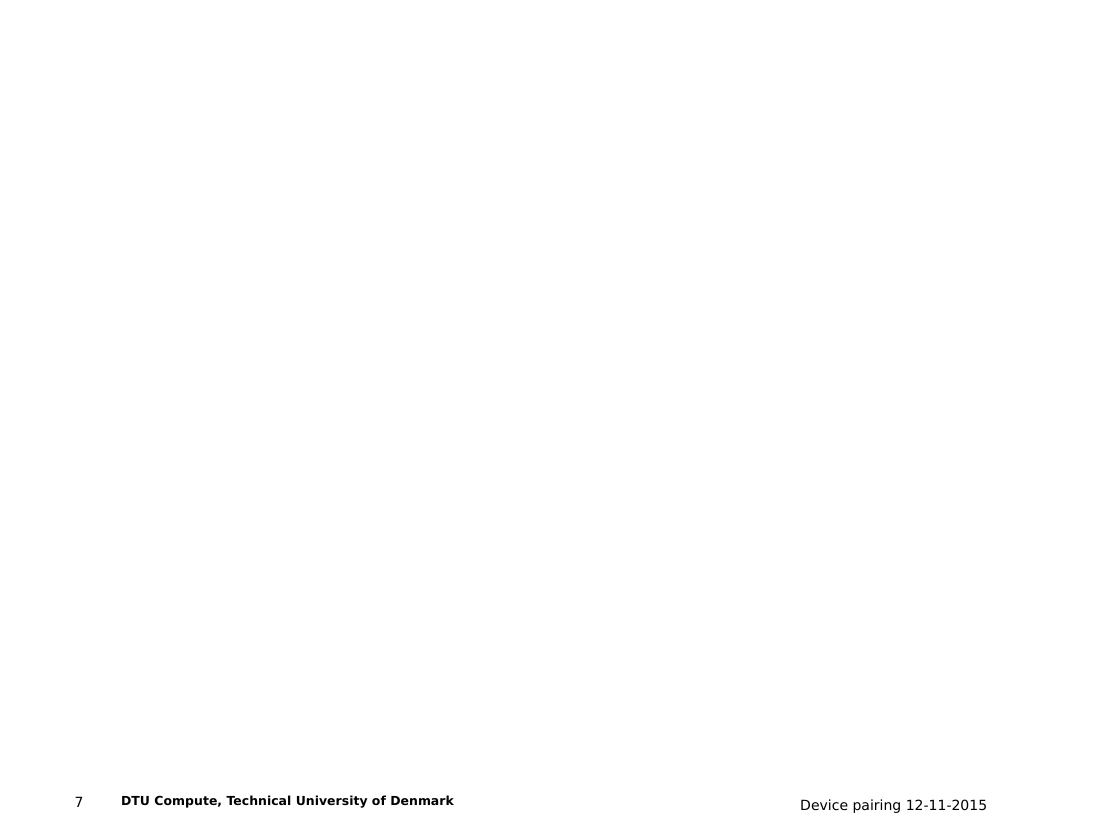
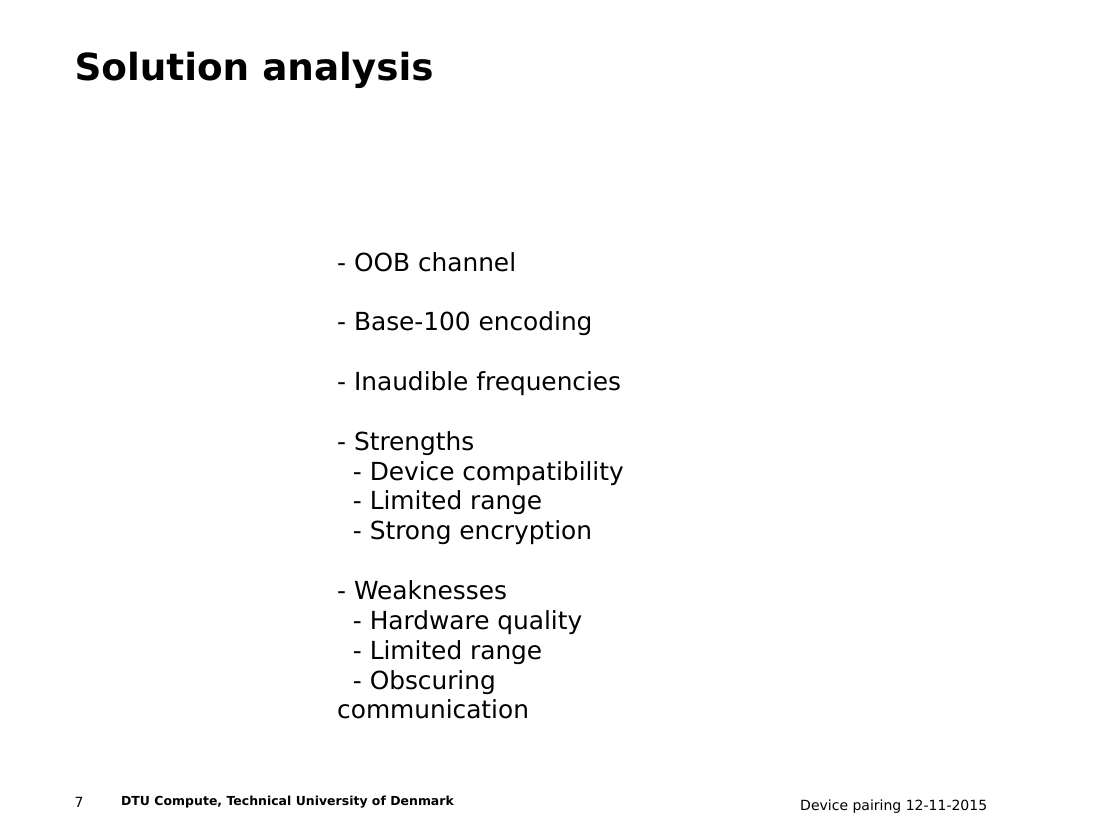
Before and after one commit to ttsoftware/applied-cryptography, a slide deck: slide 7 of Audio-based Out of Band Channel key exchange.ppt. Drawn at 1120x840 pixels with LibreOffice and Linux fonts; fonts in the diff are those of the drawing; background and template pictures are left out. Boxes give left, top, right and bottom in pixels: in the first picture for what was removed or moved away, otherwise in the second. Text is boxed around its words. In the diff, an @@ line names an element or a change of style, - is before the commit and + after.

Commit message:
solution analysis

```diff
--- a/Audio-based Out of Band Channel key exchange.ppt
+++ b/Audio-based Out of Band Channel key exchange.ppt
@@ text added at [75, 51, 433, 87], 24 pt, text #000000, bold @@
+Solution analysis
@@ text added at [354, 252, 623, 694], 16 pt, text #000000 @@
+- OOB channel
+- Base-100 encoding
+- Inaudible frequencies
+- Strengths
+- Device compatibility
+- Limited range
+- Strong encryption
+- Weaknesses
+- Hardware quality
+- Limited range
+- Obscuring communication
```
Also in this commit, not shown: 4 other slides changed.
